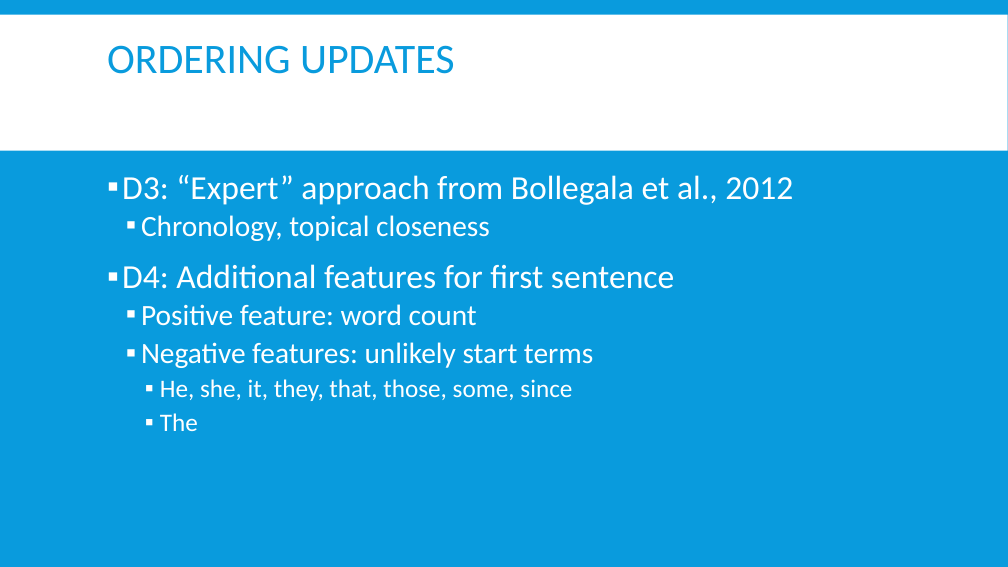
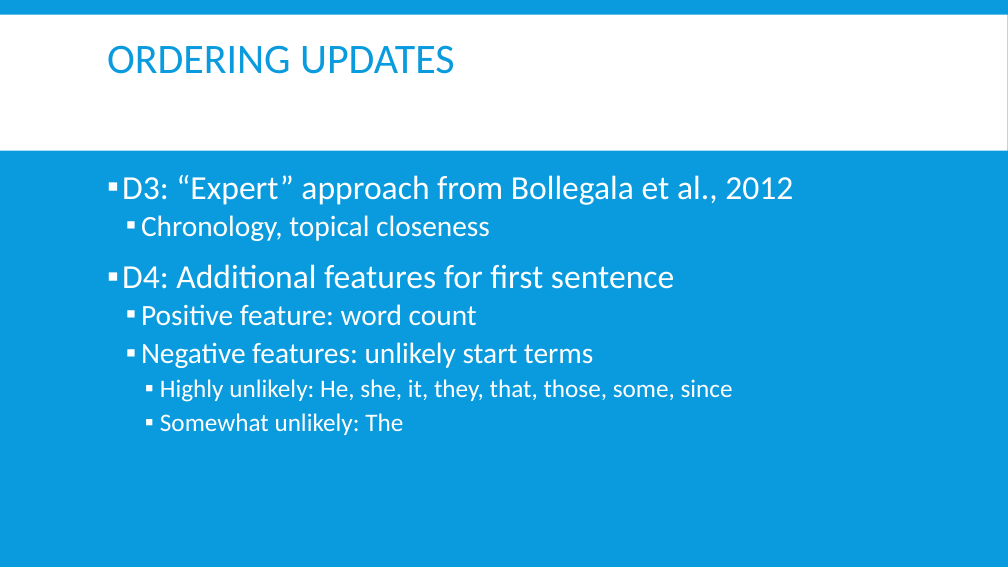
Before and after one commit to Mindful/ling-573, a slide deck: slide 14 of doc/D4_presentation.pptx. Drawn at 1008x567 pixels with LibreOffice and Linux fonts; fonts in the diff are those of the drawing. Boxes give left, top, right and bottom in pixels: in the first picture for what was removed or moved away, otherwise in the second. Text is boxed around its words. In the diff, an @@ line names an element or a change of style, - is before the commit and + after.

```diff
--- a/doc/D4_presentation.pptx
+++ b/doc/D4_presentation.pptx
@@ text at (160, 379, 733, 435): text changed @@
-    ▪ He, she, it, they, that, those, some, since
-    ▪ The
+    ▪ Highly unlikely: He, she, it, they, that, those, some, since
+    ▪ Somewhat unlikely: The
```
Also in this commit, not shown: 8 other slides changed.
